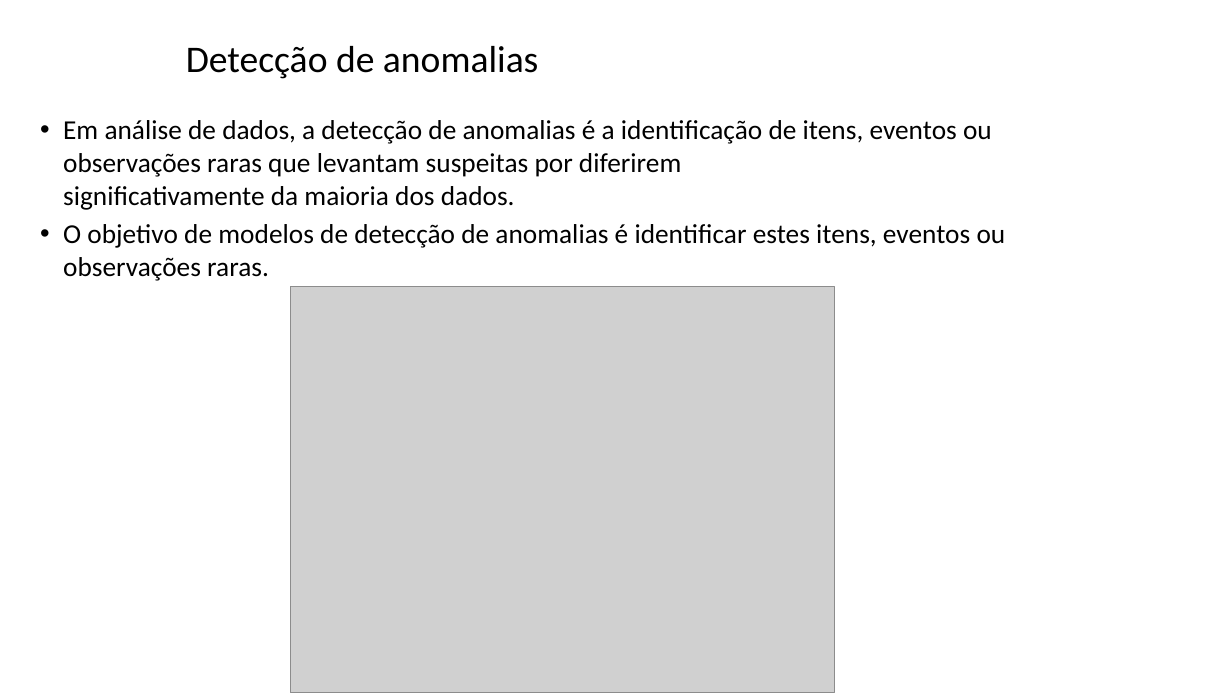
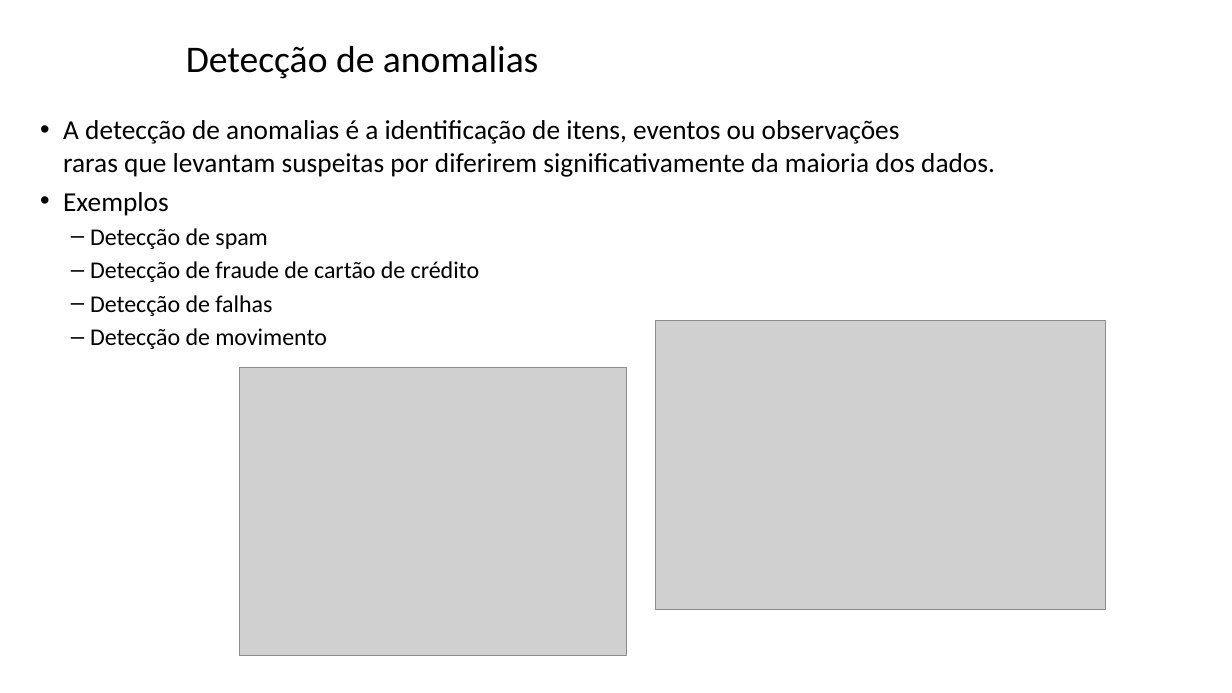
Before and after one commit to zz4fap/tp557-iot-ml, a slide deck: slide 14 of slides/TP557_16_detecção_de_anomalias.pptx (slide 15 before the commit). Drawn at 1232x693 pixels with LibreOffice and Linux fonts; fonts in the diff are those of the drawing; grey boxes stand for pictures; background and template pictures are left out. Boxes give left, top, right and bottom in pixels: in the first picture for what was removed or moved away, otherwise in the second. Text is boxed around its words. In the diff, an @@ line names an element or a change of style, - is before the commit and + after.

```diff
--- a/slides/TP557_16_detecção_de_anomalias.pptx
+++ b/slides/TP557_16_detecção_de_anomalias.pptx
@@ text at bbox=[63, 120, 995, 349]: text changed @@
-• Em análise de dados, a detecção de anomalias é a identificação de itens, eventos ou observações raras que levantam suspeitas por diferirem significativamente da maioria dos dados.
-• O objetivo de modelos de detecção de anomalias é identificar estes itens, eventos ou observações raras.
+• A detecção de anomalias é a identificação de itens, eventos ou observações raras que levantam suspeitas por diferirem significativamente da maioria dos dados.
+• Exemplos
+  – Detecção de spam
+  – Detecção de fraude de cartão de crédito
+  – Detecção de falhas
+  – Detecção de movimento
@@ picture added at bbox=[655, 321, 1106, 610] @@
@@ picture: place and size @@
-picture at bbox=[290, 287, 834, 693]
+picture at bbox=[240, 367, 627, 655]
```
Also in this commit, not shown: 10 other slides changed, 12 slides removed.
